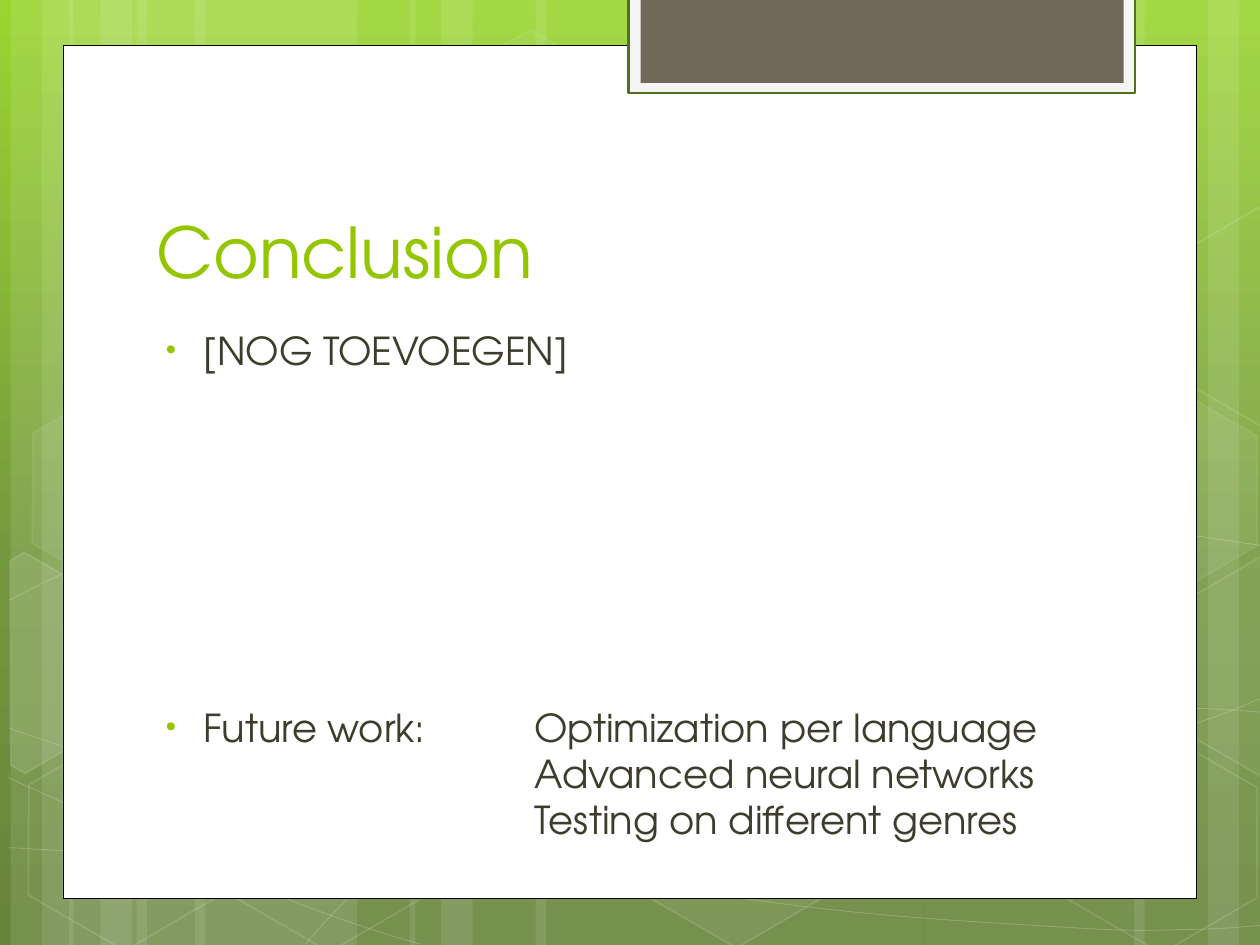
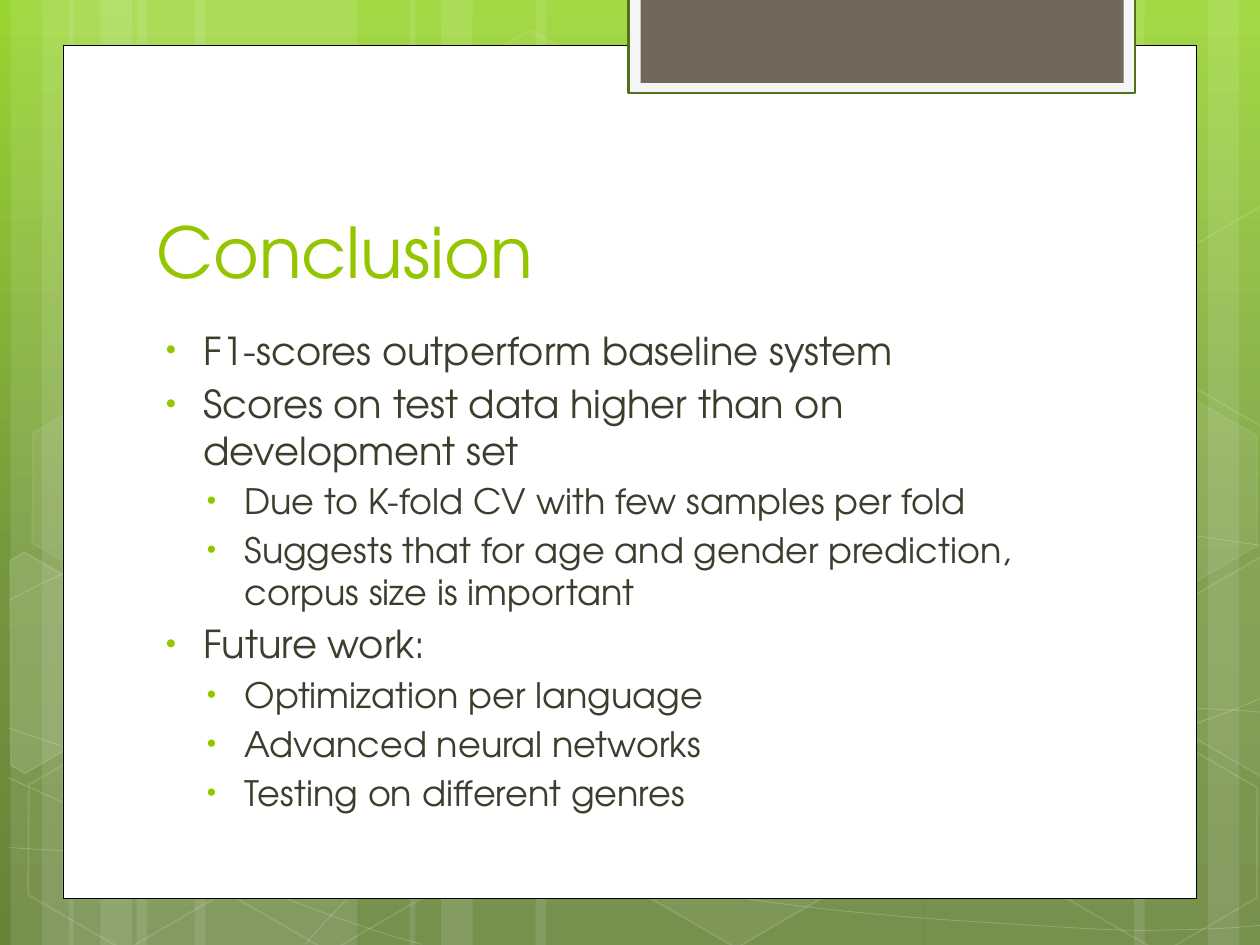
Before and after one commit to DaphneGroot/LFD-Final-Project, a slide deck: slide 17 of Presentation.pptx. Drawn at 1260x945 pixels with LibreOffice and Linux fonts; fonts in the diff are those of the drawing. Boxes give left, top, right and bottom in pixels: in the first picture for what was removed or moved away, otherwise in the second. Text is boxed around its words. In the diff, an @@ line names an element or a change of style, - is before the commit and + after.

Commit message:
added background and conclusion

```diff
--- a/Presentation.pptx
+++ b/Presentation.pptx
@@ text at [204, 336, 1012, 814]: text changed; size 22 to 20 pt @@
-• [NOG TOEVOEGEN]
-• Future work: Optimization per language
-  Advanced neural networks
-  Testing on different genres
+• F1-scores outperform baseline system
+• Scores on test data higher than on development set
+  • Due to K-fold CV with few samples per fold
+  • Suggests that for age and gender prediction, corpus size is important
+• Future work:
+  • Optimization per language
+  • Advanced neural networks
+  • Testing on different genres
```
Also in this commit, not shown: 1 other slide changed.
